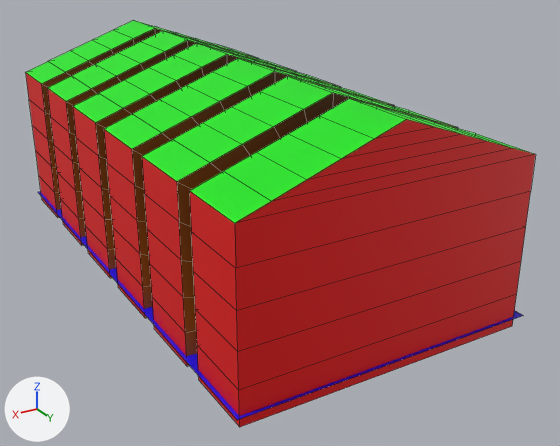
An edit to the FBX model Assets/Models/shed.fbx, drawn before and after from the same camera.
Both versions are drawn from a camera (50 mm lens) standing at (23.7, 45.5, 25.1) and looking at (-1.8, 3.0, 3.9). The lights are fixed; the arrows at lower left show +X, +Y and +Z. Mesh edges are drawn as thin lines.

Objects in the first picture: 'Shed'.
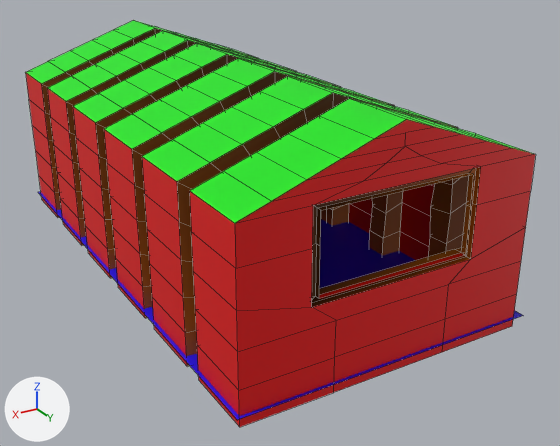
Where the newer file only moved an object's origin or applied its transform, the numbers keep the older frame.

Edits to the scene script, one JSON object a line:
```json
{"block": "me_shed_mesh", "where": "# used by ob_shed; location = (0.0, 0.0, 0.0)"}
{"op": "remove", "block": "me_shed_mesh", "code": "me_shed_mesh.from_pydata(...)  # 487 vertices, 461 faces; spans x -10.0..9.6, y -18.0..18.0, z 0.9..15.1"}
{"op": "add", "block": "me_shed_mesh", "code": "me_shed_mesh.from_pydata(...)  # 535 vertices, 506 faces; spans x -10.0..9.6, y -18.0..18.0, z 0.9..15.1"}
{"block": "me_shed_mesh", "change": "me_shed_mesh part 1"}
{"block": "me_shed_mesh", "change": "10 faces are deleted"}
{"block": "me_shed_mesh", "change": "36 vertices are added at x -5.5..5.5, y 16.9..17.8, z 0.9..14.4"}
{"block": "me_shed_mesh", "change": "12 new vertices lie (0.0, 0.4, 0.0) away from vertices in x -5.2..5.2, y 17.4, z 6.4..11.8"}
{"block": "me_shed_mesh", "change": "26 new faces join them, mat_walls (red #e70001)"}
{"block": "me_shed_mesh", "change": "29 new faces join them, mat_wood_pillars (picture img_dehaht_png)"}
```

Changed parts and their boxes [x1, y1, x2, y2] in the pictures (560 x 446 px):
```json
{"part": 1, "of": "me_shed_mesh", "change": "built on", "before": [235, 119, 536, 427], "after": [235, 119, 536, 427]}
```
